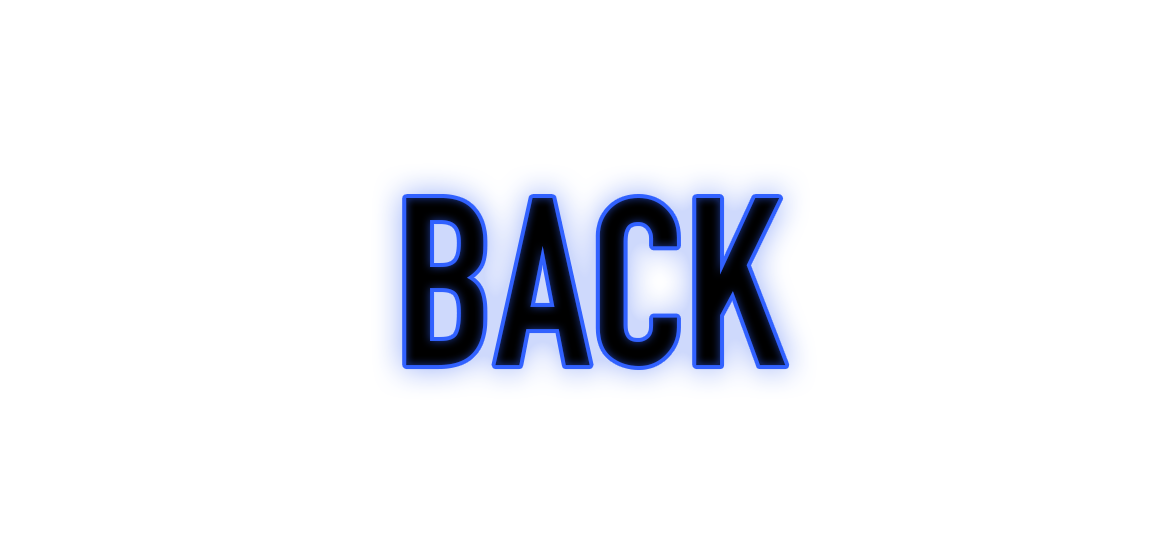
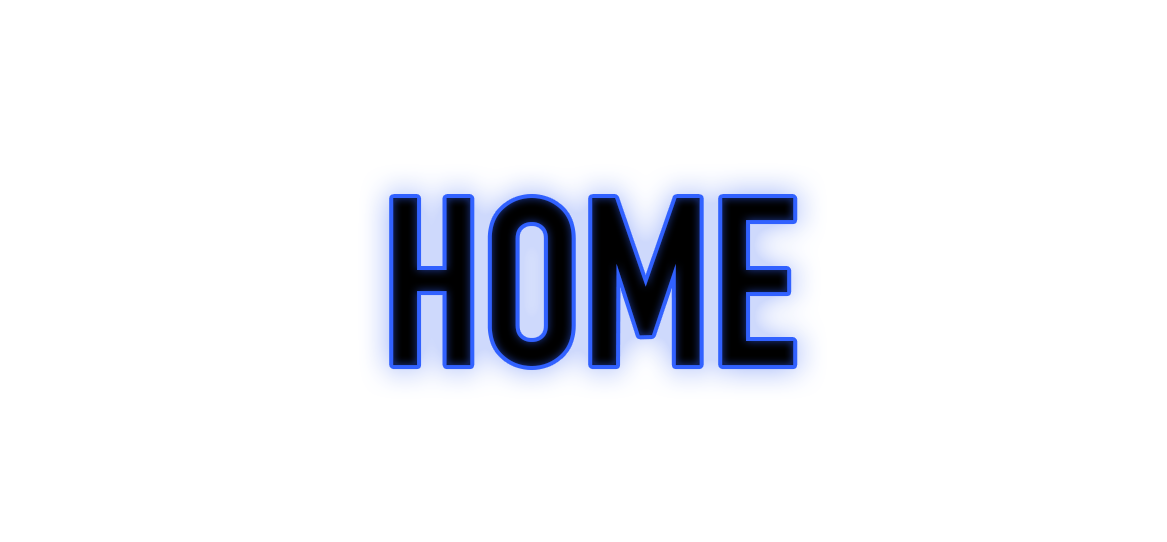
The second w=1167, h=542 image is a revision of the first. Changes to its layers:
renamed "BACK" to "HOME", painted on it over [393, 198, 794, 366]
